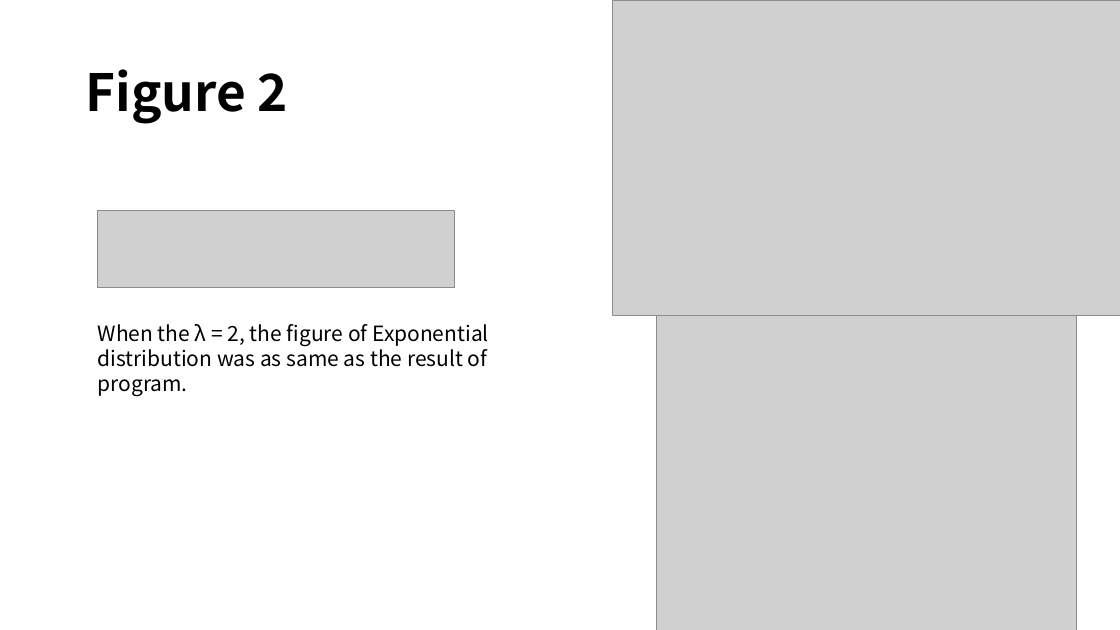
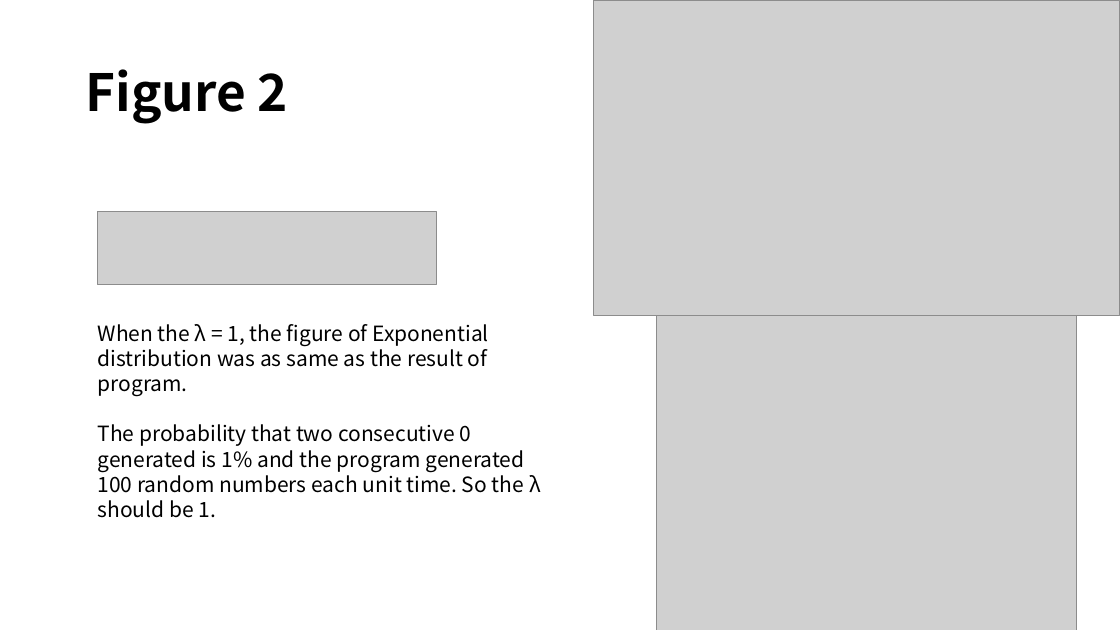
Before and after one commit to noahzhy/temp, a slide deck: slide 4 of radom.pptx. Drawn at 1120x630 pixels with LibreOffice and Linux fonts; fonts in the diff are those of the drawing; grey boxes stand for pictures. Boxes give left, top, right and bottom in pixels: in the first picture for what was removed or moved away, otherwise in the second. Text is boxed around its words. In the diff, an @@ line names an element or a change of style, - is before the commit and + after.

```diff
--- a/radom.pptx
+++ b/radom.pptx
@@ picture: place and size @@
-picture at (613,0,1120,315)
+picture at (594,0,1120,316)
@@ picture: place and size @@
-picture at (97,211,455,288)
+picture at (97,212,436,285)
@@ text at (98,324,541,518): text changed @@
-When the λ = 2, the figure of Exponential distribution was as same as the result of program.
+When the λ = 1, the figure of Exponential distribution was as same as the result of program.
+The probability that two consecutive 0 generated is 1% and the program generated 100 random numbers each unit time. So the λ should be 1.
```
Also in this commit, not shown: 4 other slides changed.
